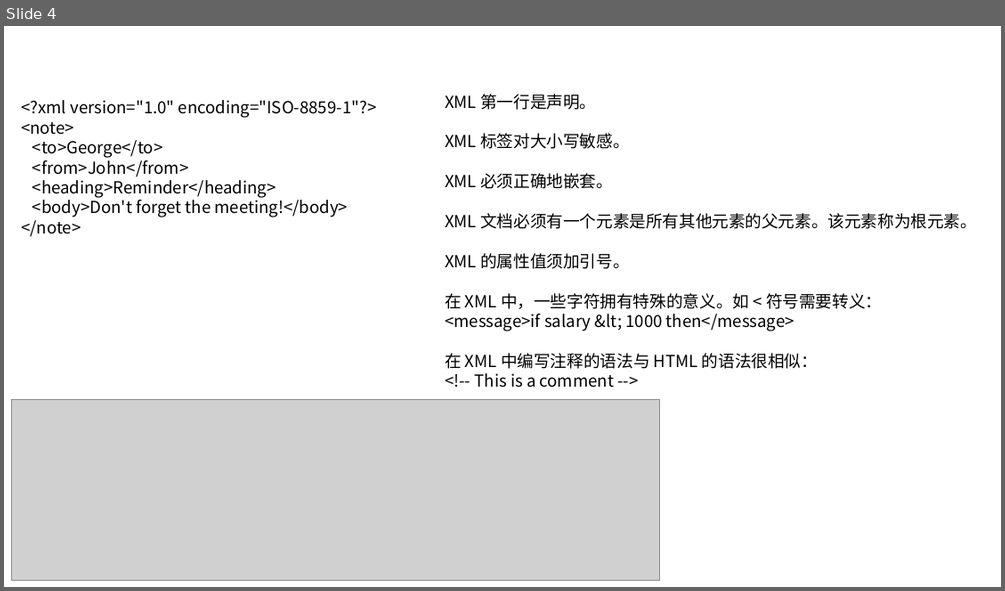
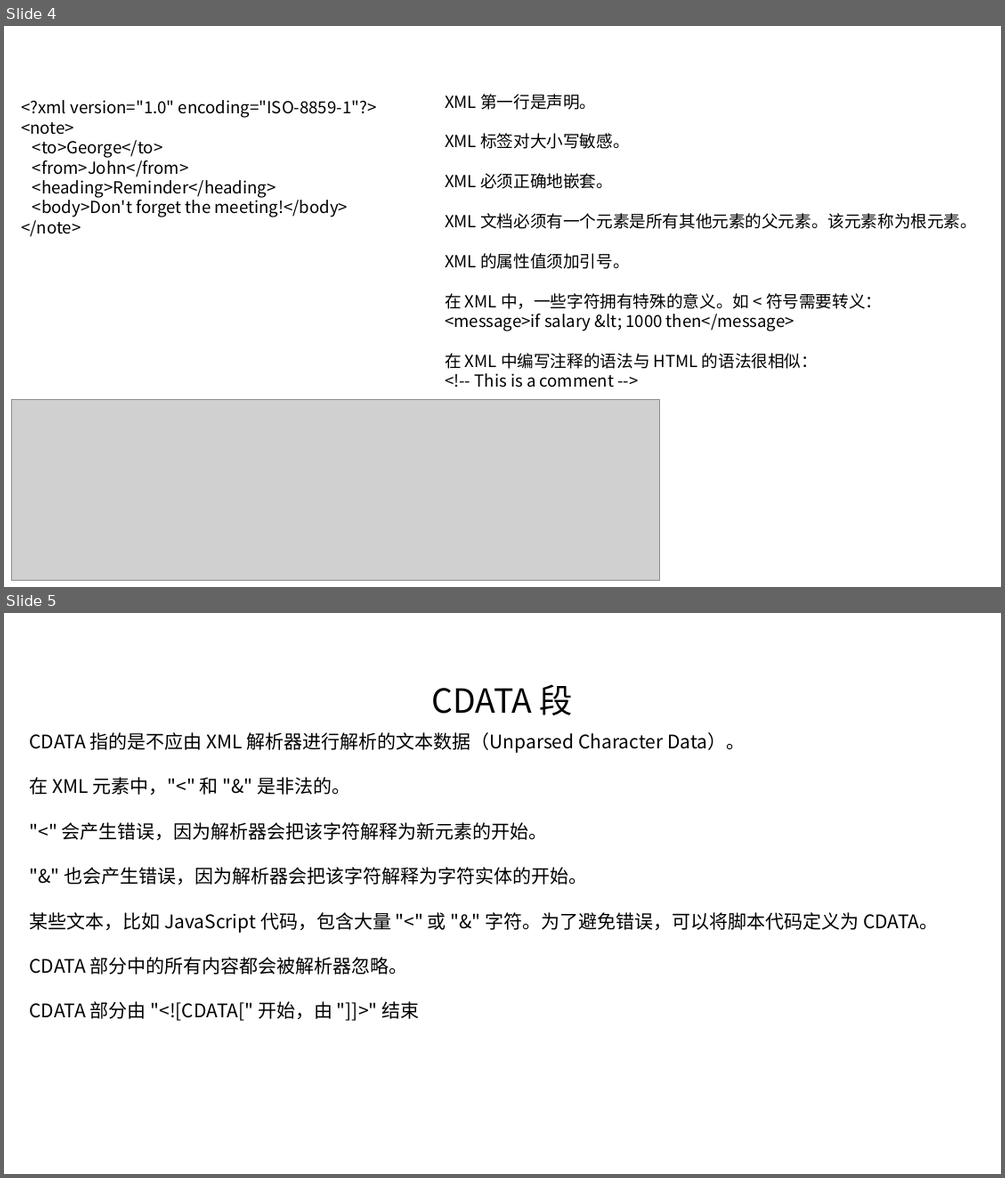
Before and after one commit to linkknown/PPT, a slide deck: 基础PPT/第16章：Java XML简介.pptx. Shown one above the other, each under a label of ours: slide 4 before the commit, slides 4 and 5 after it. The pictures are 1005x591 and 1005x1178 pixels, drawn with LibreOffice and Linux fonts; fonts in the diff are those of the drawing; grey boxes stand for pictures; background and template pictures are left out. Boxes give left, top, right and bottom in pixels: in the first picture for what was removed or moved away, otherwise in the second. Text is boxed around its words. In the diff, an @@ line names an element or a change of style, - is before the commit and + after.

```diff
--- a/基础PPT/第16章：Java XML简介.pptx
+++ b/基础PPT/第16章：Java XML简介.pptx
@@ slide 5 added at <box>4,613,1001,1174</box>, background picture (left out) @@
@@ text added at <box>432,684,573,715</box>, 32 pt, text #000000 @@
+CDATA 段
@@ text added at <box>30,732,938,1021</box>, 18 pt, text #000000 @@
+CDATA 指的是不应由 XML 解析器进行解析的文本数据（Unparsed Character Data）。
+在 XML 元素中，"<" 和 "&" 是非法的。
+"<" 会产生错误，因为解析器会把该字符解释为新元素的开始。
+"&" 也会产生错误，因为解析器会把该字符解释为字符实体的开始。
+某些文本，比如 JavaScript 代码，包含大量 "<" 或 "&" 字符。为了避免错误，可以将脚本代码定义为 CDATA。
+CDATA 部分中的所有内容都会被解析器忽略。
+CDATA 部分由 "<![CDATA[" 开始，由 "]]>" 结束
```
Also in this commit, not shown: 2 slides changed, 4 slides removed, 1 other file.
